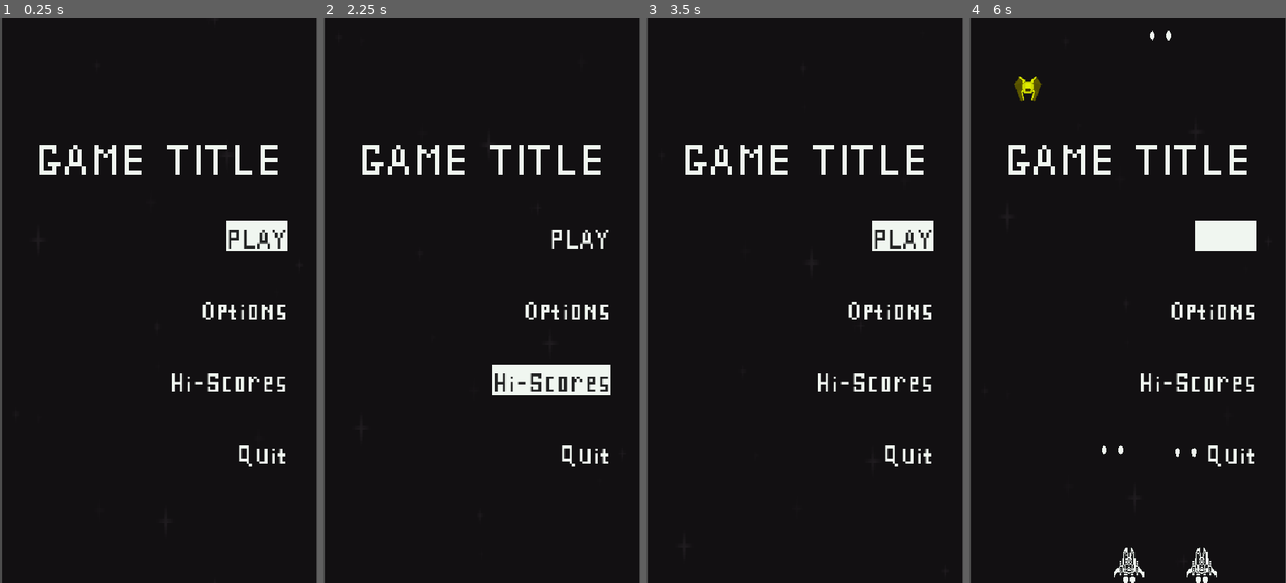
Above: before the commit, frames 1-4 (left to right).
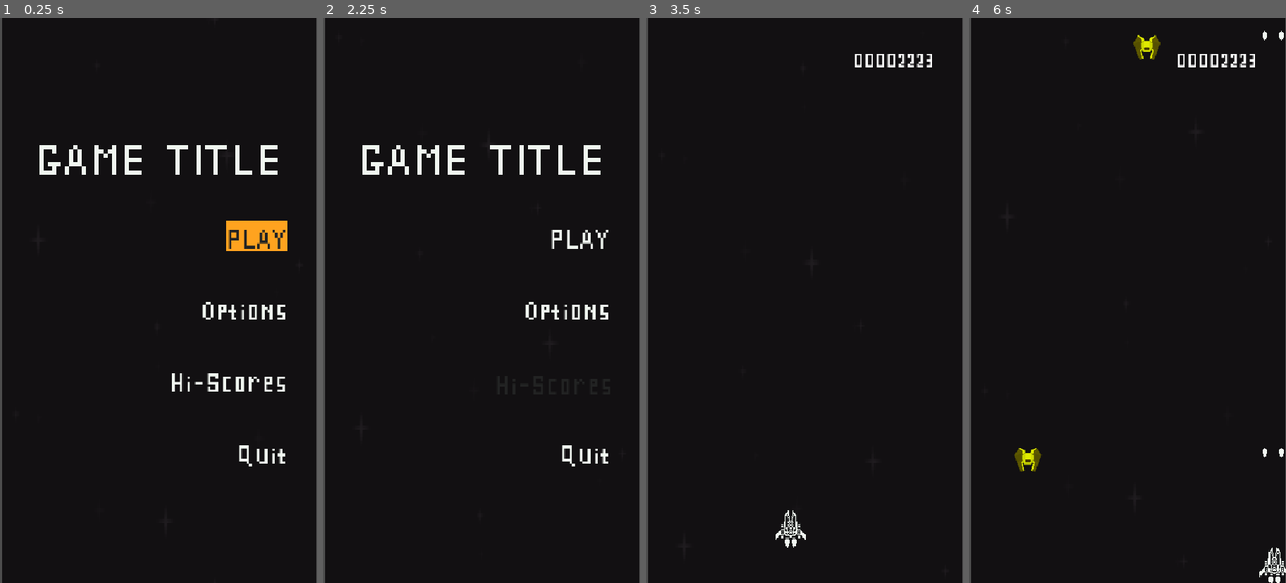
Above: after the commit, the same moments.

Repository: rnakkas/GodotSandbox
Game: Godot game, scene res://ShmupSandbox/Main/Scenes/main.tscn
Same seed, same stepped clock (60 frames per second), same inputs: the game is played once before the commit and once after it.
Inputs (mouse positions are in pixels of both pictures, inside the frame that each line leads up to):
- Up to frame 1 (0.25 s): no input
- Up to frame 2 (2.25 s): click "Options" at 0.5 s; click "Back" at 1.25 s; click "Hi-Scores" at 2 s
- Up to frame 3 (3.5 s): click "PLAY" at 2.75 s
- Up to frame 4 (6 s): click (1225, 238) at 3.5 s, where only the run before the commit has a clickable "PLAY"; move the mouse to (1197, 272) at 4.27 s; hold D (move_right) 4.28-5.03 s; hold Space (shoot) 4.28-5.03 s; move the mouse to (1064, 328) at 5.02 s; hold S (move_down) 5.03-5.78 s; tap Space (shoot) at 5.1 s; move the mouse to (1159, 176) at 5.77 s; hold D (move_right) from 5.78 s (still down); hold Space (shoot) from 5.78 s (still down)

The runs differ from the first frame. In frame 1, 0.9% of the frame differs, in the area x 71-91%, y 35-42%; in frame 2, 1.7%; in frame 3, 3.6%; in frame 4, 5.0%, in the area x 12-100%, y 2-100%.

Commit message:
fixed issues with menu button presses
- removed selector icons

Diff:
--- a/ShmupSandbox/Autoloads/ui_utility.gd
+++ b/ShmupSandbox/Autoloads/ui_utility.gd
@@ -15,10 +15,18 @@
 			_remove_highlight_from_ui_element(ui_elements_list[element])
 
 
+func press_selected_button_element(selected_element : Button) -> void:
+	_remove_highlight_from_ui_element(selected_element)
+	selected_element.focus_mode = Control.FOCUS_NONE
+	await get_tree().create_timer(0.2).timeout
+	selected_element.focus_mode = Control.FOCUS_ALL
+
+
+## Private helper funcs
 func _highlight_ui_elment(ui_element : Control) -> void:
 	var style : StyleBoxFlat = StyleBoxFlat.new()
 	ui_element.add_theme_color_override("font_color", color_black)
-	style.bg_color = color_white
+	style.bg_color = color_yellow
 
 	ui_element.add_theme_stylebox_override("normal", style)
 	ui_element.add_theme_stylebox_override("focus", style)
@@ -30,7 +38,7 @@
 	ui_element.add_theme_color_override("font_pressed_color", color_white)
 
 
-func _remove_highlight_from_ui_element(ui_element : Variant) -> void:
+func _remove_highlight_from_ui_element(ui_element : Control) -> void:
 	var style : StyleBoxFlat = StyleBoxFlat.new()
 	ui_element.add_theme_color_override("font_color", color_white)
 	style.bg_color = color_transparent
--- a/ShmupSandbox/UI/Scenes/main_menu.tscn
+++ b/ShmupSandbox/UI/Scenes/main_menu.tscn
@@ -1,7 +1,6 @@
-[gd_scene load_steps=4 format=3 uid="uid://dw1uu0vpx6e46"]
+[gd_scene load_steps=3 format=3 uid="uid://dw1uu0vpx6e46"]
 
 [ext_resource type="Script" uid="uid://3yghkjrm0tt5" path="res://ShmupSandbox/UI/Scripts/main_menu.gd" id="1_70k6g"]
-[ext_resource type="Texture2D" uid="uid://d04yolfqx8m3v" path="res://ShmupSandbox/Assets/Icons/selctor_icon.png" id="3_t2d3o"]
 [ext_resource type="FontFile" uid="uid://biycie4kaffui" path="res://ShmupSandbox/Assets/Fonts/SPLCF.ttf" id="3_v14c2"]
 
 [node name="main_menu" type="Control"]
@@ -48,22 +47,6 @@
 size_flags_horizontal = 8
 theme_override_constants/separation = 10
 
-[node name="VBoxContainer" type="VBoxContainer" parent="MarginContainer/VBoxContainer/HBoxContainer"]
-visible = false
-layout_mode = 2
-theme_override_constants/separation = 18
-
-[node name="separator" type="Control" parent="MarginContainer/VBoxContainer/HBoxContainer/VBoxContainer"]
-layout_mode = 2
-
-[node name="play_selector_icon" type="TextureRect" parent="MarginContainer/VBoxContainer/HBoxContainer/VBoxContainer"]
-unique_name_in_owner = true
-layout_mode = 2
-size_flags_horizontal = 4
-size_flags_vertical = 4
-texture = ExtResource("3_t2d3o")
-stretch_mode = 3
-
 [node name="play_button" type="Button" parent="MarginContainer/VBoxContainer/HBoxContainer"]
 unique_name_in_owner = true
 layout_mode = 2
@@ -79,22 +62,6 @@
 [node name="HBoxContainer2" type="HBoxContainer" parent="MarginContainer/VBoxContainer"]
 layout_mode = 2
 size_flags_horizontal = 8
-
-[node name="VBoxContainer" type="VBoxContainer" parent="MarginContainer/VBoxContainer/HBoxContainer2"]
-visible = false
-layout_mode = 2
-theme_override_constants/separation = 18
-
-[node name="separator" type="Control" parent="MarginContainer/VBoxContainer/HBoxContainer2/VBoxContainer"]
-layout_mode = 2
-
-[node name="options_selector_icon" type="TextureRect" parent="MarginContainer/VBoxContainer/HBoxContainer2/VBoxContainer"]
-unique_name_in_owner = true
-layout_mode = 2
-size_flags_horizontal = 4
-size_flags_vertical = 4
-texture = ExtResource("3_t2d3o")
-stretch_mode = 3
 
 [node name="options_button" type="Button" parent="MarginContainer/VBoxContainer/HBoxContainer2"]
 unique_name_in_owner = true
@@ -113,22 +80,6 @@
 layout_mode = 2
 size_flags_horizontal = 8
 
-[node name="VBoxContainer" type="VBoxContainer" parent="MarginContainer/VBoxContainer/HBoxContainer3"]
-visible = false
-layout_mode = 2
-theme_override_constants/separation = 18
-
-[node name="separator" type="Control" parent="MarginContainer/VBoxContainer/HBoxContainer3/VBoxContainer"]
-layout_mode = 2
-
-[node name="hi_scores_selector_icon" type="TextureRect" parent="MarginContainer/VBoxContainer/HBoxContainer3/VBoxContainer"]
-unique_name_in_owner = true
-layout_mode = 2
-size_flags_horizontal = 4
-size_flags_vertical = 4
-texture = ExtResource("3_t2d3o")
-stretch_mode = 3
-
 [node name="hi_scores_button" type="Button" parent="MarginContainer/VBoxContainer/HBoxContainer3"]
 unique_name_in_owner = true
 layout_mode = 2
@@ -144,22 +95,6 @@
 [node name="HBoxContainer4" type="HBoxContainer" parent="MarginContainer/VBoxContainer"]
 layout_mode = 2
 size_flags_horizontal = 8
-
-[node name="VBoxContainer" type="VBoxContainer" parent="MarginContainer/VBoxContainer/HBoxContainer4"]
-visible = false
-layout_mode = 2
-theme_override_constants/separation = 18
-
-[node name="separator" type="Control" parent="MarginContainer/VBoxContainer/HBoxContainer4/VBoxContainer"]
-layout_mode = 2
-
-[node name="quit_selector_icon" type="TextureRect" parent="MarginContainer/VBoxContainer/HBoxContainer4/VBoxContainer"]
-unique_name_in_owner = true
-layout_mode = 2
-size_flags_horizontal = 4
-size_flags_vertical = 4
-texture = ExtResource("3_t2d3o")
-stretch_mode = 3
 
 [node name="quit_button" type="Button" parent="MarginContainer/VBoxContainer/HBoxContainer4"]
 unique_name_in_owner = true
--- a/ShmupSandbox/UI/Scenes/options_menu.tscn
+++ b/ShmupSandbox/UI/Scenes/options_menu.tscn
@@ -1,8 +1,7 @@
-[gd_scene load_steps=7 format=3 uid="uid://ny01qnyexpg2"]
+[gd_scene load_steps=6 format=3 uid="uid://ny01qnyexpg2"]
 
 [ext_resource type="FontFile" uid="uid://biycie4kaffui" path="res://ShmupSandbox/Assets/Fonts/SPLCF.ttf" id="1_qkcl6"]
 [ext_resource type="Script" uid="uid://cvsyjssmvhl4m" path="res://ShmupSandbox/UI/Scripts/options_menu.gd" id="1_unpda"]
-[ext_resource type="Texture2D" uid="uid://d04yolfqx8m3v" path="res://ShmupSandbox/Assets/Icons/selctor_icon.png" id="3_ce2tu"]
 
 [sub_resource type="StyleBoxFlat" id="StyleBoxFlat_ce2tu"]
 bg_color = Color(0.941176, 0.964706, 0.941176, 1)
@@ -179,23 +178,6 @@
 layout_mode = 2
 size_flags_horizontal = 0
 
-[node name="VBoxContainer" type="VBoxContainer" parent="MarginContainer/VBoxContainer/HBoxContainer4"]
-visible = false
-custom_minimum_size = Vector2(36, 0)
-layout_mode = 2
-theme_override_constants/separation = 18
-
-[node name="separator" type="Control" parent="MarginContainer/VBoxContainer/HBoxContainer4/VBoxContainer"]
-layout_mode = 2
-
-[node name="back_selector_icon" type="TextureRect" parent="MarginContainer/VBoxContainer/HBoxContainer4/VBoxContainer"]
-unique_name_in_owner = true
-layout_mode = 2
-size_flags_horizontal = 4
-size_flags_vertical = 4
-texture = ExtResource("3_ce2tu")
-stretch_mode = 3
-
 [node name="VBoxContainer2" type="VBoxContainer" parent="MarginContainer/VBoxContainer/HBoxContainer4"]
 layout_mode = 2
 
--- a/ShmupSandbox/UI/Scenes/pause_menu.tscn
+++ b/ShmupSandbox/UI/Scenes/pause_menu.tscn
@@ -1,8 +1,7 @@
-[gd_scene load_steps=5 format=3 uid="uid://bumbgw58q7r1d"]
+[gd_scene load_steps=4 format=3 uid="uid://bumbgw58q7r1d"]
 
 [ext_resource type="Script" uid="uid://k8kst8326lwc" path="res://ShmupSandbox/UI/Scripts/pause_menu.gd" id="1_00ny2"]
 [ext_resource type="FontFile" uid="uid://biycie4kaffui" path="res://ShmupSandbox/Assets/Fonts/SPLCF.ttf" id="1_ur1kj"]
-[ext_resource type="Texture2D" uid="uid://d04yolfqx8m3v" path="res://ShmupSandbox/Assets/Icons/selctor_icon.png" id="3_prqwj"]
 
 [sub_resource type="CanvasTexture" id="CanvasTexture_prqwj"]
 
@@ -59,23 +58,6 @@
 layout_mode = 2
 size_flags_horizontal = 4
 
-[node name="VBoxContainer" type="VBoxContainer" parent="MarginContainer/VBoxContainer/HBoxContainer"]
-visible = false
-custom_minimum_size = Vector2(36, 0)
-layout_mode = 2
-theme_override_constants/separation = 18
-
-[node name="separator" type="Control" parent="MarginContainer/VBoxContainer/HBoxContainer/VBoxContainer"]
-layout_mode = 2
-
-[node name="resume_selector_icon" type="TextureRect" parent="MarginContainer/VBoxContainer/HBoxContainer/VBoxContainer"]
-unique_name_in_owner = true
-layout_mode = 2
-size_flags_horizontal = 4
-size_flags_vertical = 4
-texture = ExtResource("3_prqwj")
-stretch_mode = 3
-
 [node name="resume_button" type="Button" parent="MarginContainer/VBoxContainer/HBoxContainer"]
 unique_name_in_owner = true
 layout_mode = 2
@@ -90,23 +72,6 @@
 [node name="HBoxContainer2" type="HBoxContainer" parent="MarginContainer/VBoxContainer"]
 layout_mode = 2
 size_flags_horizontal = 4
-
-[node name="VBoxContainer" type="VBoxContainer" parent="MarginContainer/VBoxContainer/HBoxContainer2"]
-visible = false
-custom_minimum_size = Vector2(36, 0)
-layout_mode = 2
-theme_override_constants/separation = 18
-
-[node name="separator" type="Control" parent="MarginContainer/VBoxContainer/HBoxContainer2/VBoxContainer"]
-layout_mode = 2
-
-[node name="options_selector_icon" type="TextureRect" parent="MarginContainer/VBoxContainer/HBoxContainer2/VBoxContainer"]
-unique_name_in_owner = true
-layout_mode = 2
-size_flags_horizontal = 4
-size_flags_vertical = 4
-texture = ExtResource("3_prqwj")
-stretch_mode = 3
 
 [node name="options_button" type="Button" parent="MarginContainer/VBoxContainer/HBoxContainer2"]
 unique_name_in_owner = true
@@ -124,23 +89,6 @@
 layout_mode = 2
 size_flags_horizontal = 4
 
-[node name="VBoxContainer" type="VBoxContainer" parent="MarginContainer/VBoxContainer/HBoxContainer3"]
-visible = false
-custom_minimum_size = Vector2(36, 0)
-layout_mode = 2
-theme_override_constants/separation = 18
-
-[node name="separator" type="Control" parent="MarginContainer/VBoxContainer/HBoxContainer3/VBoxContainer"]
-layout_mode = 2
-
-[node name="main_menu_selector_icon" type="TextureRect" parent="MarginContainer/VBoxContainer/HBoxContainer3/VBoxContainer"]
-unique_name_in_owner = true
-layout_mode = 2
-size_flags_horizontal = 4
-size_flags_vertical = 4
-texture = ExtResource("3_prqwj")
-stretch_mode = 3
-
 [node name="main_menu_button" type="Button" parent="MarginContainer/VBoxContainer/HBoxContainer3"]
 unique_name_in_owner = true
 layout_mode = 2
@@ -156,23 +104,6 @@
 [node name="HBoxContainer4" type="HBoxContainer" parent="MarginContainer/VBoxContainer"]
 layout_mode = 2
 size_flags_horizontal = 4
-
-[node name="VBoxContainer" type="VBoxContainer" parent="MarginContainer/VBoxContainer/HBoxContainer4"]
-visible = false
-custom_minimum_size = Vector2(36, 0)
-layout_mode = 2
-theme_override_constants/separation = 18
-
-[node name="separator" type="Control" parent="MarginContainer/VBoxContainer/HBoxContainer4/VBoxContainer"]
-layout_mode = 2
-
-[node name="quit_selector_icon" type="TextureRect" parent="MarginContainer/VBoxContainer/HBoxContainer4/VBoxContainer"]
-unique_name_in_owner = true
-layout_mode = 2
-size_flags_horizontal = 4
-size_flags_vertical = 4
-texture = ExtResource("3_prqwj")
-stretch_mode = 3
 
 [node name="quit_button" type="Button" parent="MarginContainer/VBoxContainer/HBoxContainer4"]
 unique_name_in_owner = true
--- a/ShmupSandbox/UI/Scripts/main_menu.gd
+++ b/ShmupSandbox/UI/Scripts/main_menu.gd
@@ -1,28 +1,19 @@
 class_name main_menu extends Control
 
 @onready var play_button: Button = %play_button
-#@onready var play_selector_icon : TextureRect = %play_selector_icon
-
 @onready var options_button: Button = %options_button
-#@onready var options_selector_icon: TextureRect = %options_selector_icon
-
 @onready var hi_scores_button: Button = %hi_scores_button
-#@onready var hi_scores_selector_icon : TextureRect = %hi_scores_selector_icon
-
 @onready var quit_button: Button = %quit_button
-#@onready var quit_selector_icon : TextureRect = %quit_selector_icon
 
 signal play_button_pressed()
 signal options_button_pressed()
 signal hi_scores_button_pressed()
 signal quit_button_pressed()
 
-#var selector_icons : Array[TextureRect] = []
 var ui_elements_list : Array[Control] = []
 
 func _ready() -> void:
-	#_create_icons_list()
-	create_ui_elements_list()
+	_create_ui_elements_list()
 
 	if self.visible:
 		play_button.call_deferred("grab_focus")
@@ -31,25 +22,7 @@
 
 ## Helper funcs
 
-## ++++ Selector Icons: Keeping this in case I want to use selector icons again ++++
-#func _create_icons_list() -> void:
-	#selector_icons.append_array(
-		#[
-			#play_selector_icon,
-			#options_selector_icon,
-			#hi_scores_selector_icon,
-			#quit_selector_icon
-		#]
-	#)
-#func _show_button_as_selected(icon: TextureRect) -> void:
-	#for i:int in range(selector_icons.size()):
-		#if selector_icons[i] == icon:
-			#selector_icons[i].visible = true
-		#else:
-			#selector_icons[i].visible = false
-
-
-func create_ui_elements_list() -> void:
+func _create_ui_elements_list() -> void:
 	ui_elements_list.append_array(
 		[
 			play_button,
@@ -63,12 +36,11 @@
 
 ## Play button
 func _on_play_button_pressed() -> void:
-	await get_tree().create_timer(2).timeout
+	await UiUtility.press_selected_button_element(play_button)
 	play_button_pressed.emit()
 
 
 func _on_play_button_focus_entered() -> void:
-	#_show_button_as_selected(play_selector_icon)
 	UiUtility.highlight_selected_element(ui_elements_list, play_button)
 
 func _on_play_button_mouse_entered() -> void:
@@ -77,10 +49,10 @@
 
 ## Options button
 func _on_options_button_pressed() -> void:
+	await UiUtility.press_selected_button_element(options_button)
 	options_button_pressed.emit()
 
 func _on_options_button_focus_entered() -> void:
-	#_show_button_as_selected(options_selector_icon)
 	UiUtility.highlight_selected_element(ui_elements_list, options_button)
 
 func _on_options_button_mouse_entered() -> void:
@@ -89,10 +61,10 @@
 
 ## Hi scores button
 func _on_hi_scores_button_pressed() -> void:
+	await UiUtility.press_selected_button_element(hi_scores_button) ## TODO: Doesn't do anything yet
 	hi_scores_button_pressed.emit()
 
 func _on_hi_scores_button_focus_entered() -> void:
-	#_show_button_as_selected(hi_scores_selector_icon)
 	UiUtility.highlight_selected_element(ui_elements_list, hi_scores_button)
 
 func _on_hi_scores_button_mouse_entered() -> void:
@@ -101,10 +73,10 @@
 
 ## Quit button
 func _on_quit_button_pressed() -> void:
+	await UiUtility.press_selected_button_element(quit_button)
 	quit_button_pressed.emit()
 
 func _on_quit_button_focus_entered() -> void:
-	#_show_button_as_selected(quit_selector_icon)
 	UiUtility.highlight_selected_element(ui_elements_list, quit_button)
 
 func _on_quit_button_mouse_entered() -> void:
--- a/ShmupSandbox/UI/Scripts/options_menu.gd
+++ b/ShmupSandbox/UI/Scripts/options_menu.gd
@@ -10,9 +10,6 @@
 @onready var screen_shake_amount_slider: HSlider = %screen_shake_amount_slider
 
 @onready var back_button: Button = %back_button
-
-## ++++ Selector Icons: Keeping it just in case i want to use later ++++
-#@onready var back_selector_icon: TextureRect = %back_selector_icon
 
 signal back_button_pressed()
 
@@ -40,23 +37,22 @@
 ####
 ## Signal connections
 
+## Sliders
 func _on_sound_volume_slider_focus_entered() -> void:
-	#back_selector_icon.visible = false
 	UiUtility.highlight_selected_element(ui_elements_list, sound_label)
 
 func _on_music_volume_slider_focus_entered() -> void:
-	#back_selector_icon.visible = false
 	UiUtility.highlight_selected_element(ui_elements_list, music_label)
 
 func _on_screen_shake_amount_slider_focus_entered() -> void:
-	#back_selector_icon.visible = false
 	UiUtility.highlight_selected_element(ui_elements_list, screen_shake_label)
 
+## Back button
 func _on_back_button_focus_entered() -> void:
-	#back_selector_icon.visible = false
 	UiUtility.highlight_selected_element(ui_elements_list, back_button)
 
 func _on_back_button_pressed() -> void:
+	await UiUtility.press_selected_button_element(back_button)
 	back_button_pressed.emit()
 
 func _on_back_button_mouse_entered() -> void:
--- a/ShmupSandbox/UI/Scripts/pause_menu.gd
+++ b/ShmupSandbox/UI/Scripts/pause_menu.gd
@@ -1,16 +1,9 @@
 class_name pause_menu extends Control
 
 @onready var resume_button: Button = %resume_button
-@onready var resume_selector_icon: TextureRect = %resume_selector_icon
-
 @onready var options_button: Button = %options_button
-@onready var options_selector_icon: TextureRect = %options_selector_icon
-
 @onready var main_menu_button: Button = %main_menu_button
-@onready var main_menu_selector_icon: TextureRect = %main_menu_selector_icon
-
 @onready var quit_button: Button = %quit_button
-@onready var quit_selector_icon: TextureRect = %quit_selector_icon
 
 signal resume_button_pressed()
 signal options_button_pressed()
@@ -21,31 +14,11 @@
 var ui_elements_list : Array[Control] = []
 
 func _ready() -> void:
-	#_create_icons_list()
-	create_ui_elements_list()
+	_create_ui_elements_list()
 
 ## Helper funcs
 
-## ++++ Selector Icons: Keeping this in case I want to use selector icons again ++++
-#func _create_icons_list() -> void:
-	#selector_icons.append_array(
-		#[
-			#resume_selector_icon,
-			#options_selector_icon,
-			#main_menu_selector_icon,
-			#quit_selector_icon
-		#]
-	#)
-#
-#func _show_button_as_selected(icon: TextureRect) -> void:
-	#for i:int in range(selector_icons.size()):
-		#if selector_icons[i] == icon:
-			#selector_icons[i].visible = true
-		#else:
-			#selector_icons[i].visible = false
-
-
-func create_ui_elements_list() -> void:
+func _create_ui_elements_list() -> void:
 	ui_elements_list.append_array(
 		[
 			resume_button,
@@ -60,10 +33,10 @@
 
 ## Resume button
 func _on_resume_button_pressed() -> void:
+	await UiUtility.press_selected_button_element(resume_button)
 	resume_button_pressed.emit()
 
 func _on_resume_button_focus_entered() -> void:
-	#_show_button_as_selected(resume_selector_icon)
 	UiUtility.highlight_selected_element(ui_elements_list, resume_button)
 
 func _on_resume_button_mouse_entered() -> void:
@@ -72,10 +45,10 @@
 
 ## Options button
 func _on_options_button_pressed() -> void:
+	await UiUtility.press_selected_button_element(options_button)
 	options_button_pressed.emit()
 
 func _on_options_button_focus_entered() -> void:
-	#_show_button_as_selected(options_selector_icon)
 	UiUtility.highlight_selected_element(ui_elements_list, options_button)
 
 func _on_options_button_mouse_entered() -> void:
@@ -84,10 +57,10 @@
 
 ## Main Menu button
 func _on_main_menu_button_pressed() -> void:
+	await UiUtility.press_selected_button_element(main_menu_button)
 	main_menu_button_pressed.emit()
 
 func _on_main_menu_button_focus_entered() -> void:
-	#_show_button_as_selected(main_menu_selector_icon)
 	UiUtility.highlight_selected_element(ui_elements_list, main_menu_button)
 
 func _on_main_menu_button_mouse_entered() -> void:
@@ -96,10 +69,10 @@
 
 ## Quit button
 func _on_quit_button_pressed() -> void:
+	await UiUtility.press_selected_button_element(quit_button)
 	quit_button_pressed.emit()
 
 func _on_quit_button_focus_entered() -> void:
-	#_show_button_as_selected(quit_selector_icon)
 	UiUtility.highlight_selected_element(ui_elements_list, quit_button)
 
 func _on_quit_button_mouse_entered() -> void:
